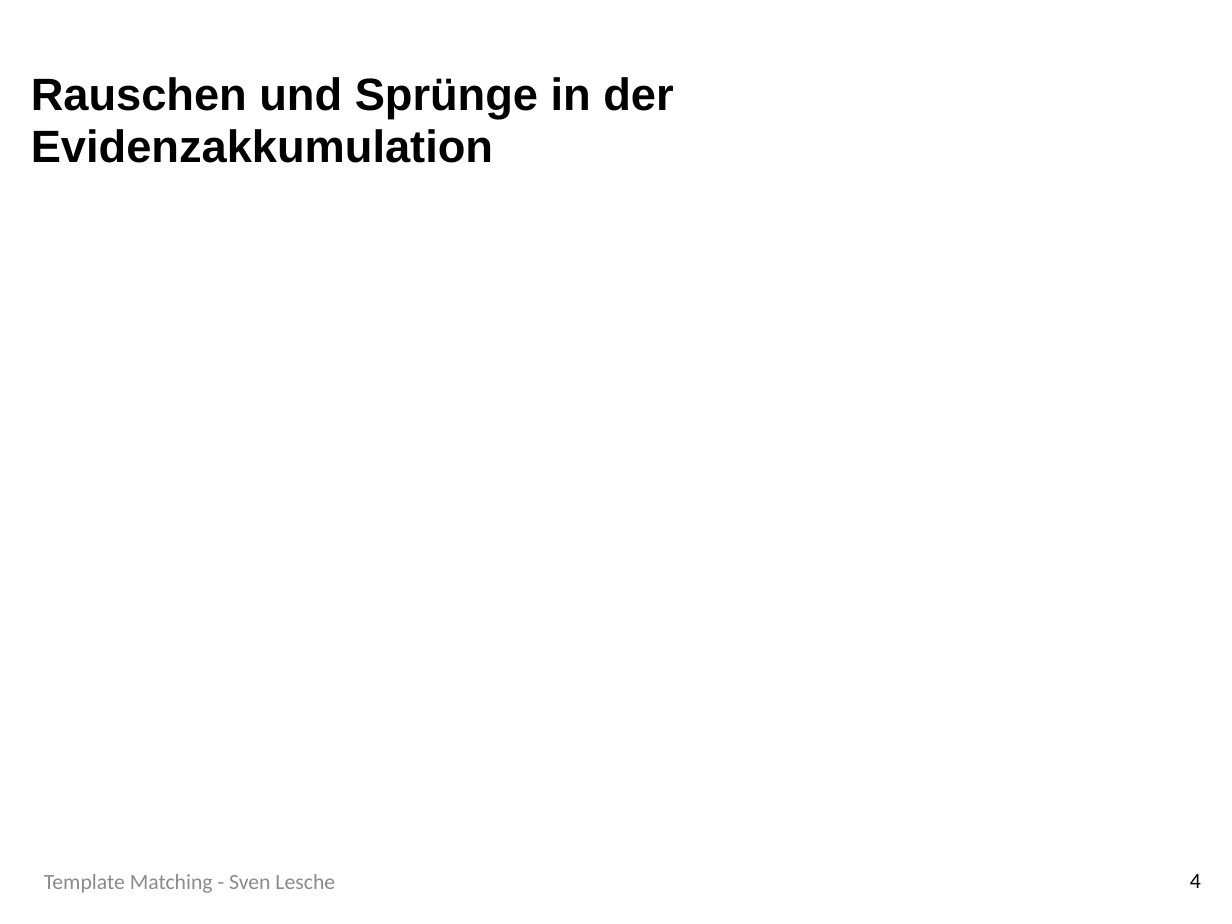
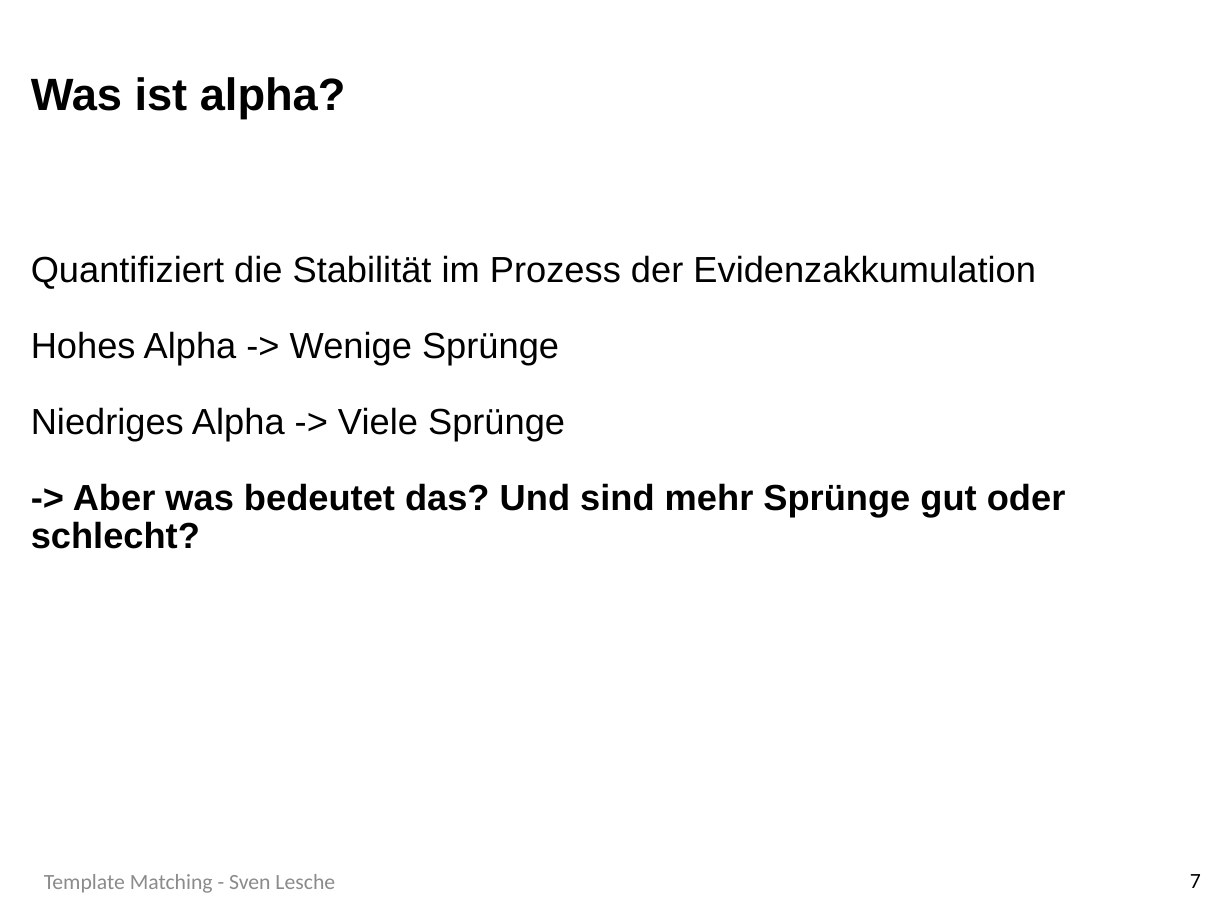
Before and after one commit to SLesche/levy-intelligence, a slide deck: slide 7 of presentations/levy_presentation.pptx (slide 4 before the commit). Drawn at 1232x924 pixels with LibreOffice and Linux fonts; fonts in the diff are those of the drawing; background and template pictures are left out. Boxes give left, top, right and bottom in pixels: in the first picture for what was removed or moved away, otherwise in the second. Text is boxed around its words. In the diff, an @@ line names an element or a change of style, - is before the commit and + after.

```diff
--- a/presentations/levy_presentation.pptx
+++ b/presentations/levy_presentation.pptx
@@ title at <box>31,77,346,119</box>: text changed @@
-Rauschen und Sprünge in der Evidenzakkumulation
+Was ist alpha?
@@ text added at <box>31,255,1066,549</box>, 20 pt, text #000000 @@
+Quantifiziert die Stabilität im Prozess der Evidenzakkumulation
+Hohes Alpha -> Wenige Sprünge
+Niedriges Alpha -> Viele Sprünge
+-> Aber was bedeutet das? Und sind mehr Sprünge gut oder schlecht?
@@ page number at <box>1190,874,1201,888</box>: text changed @@
-4
+7
```
Also in this commit, not shown: 8 other slides changed, 2 slides added.
